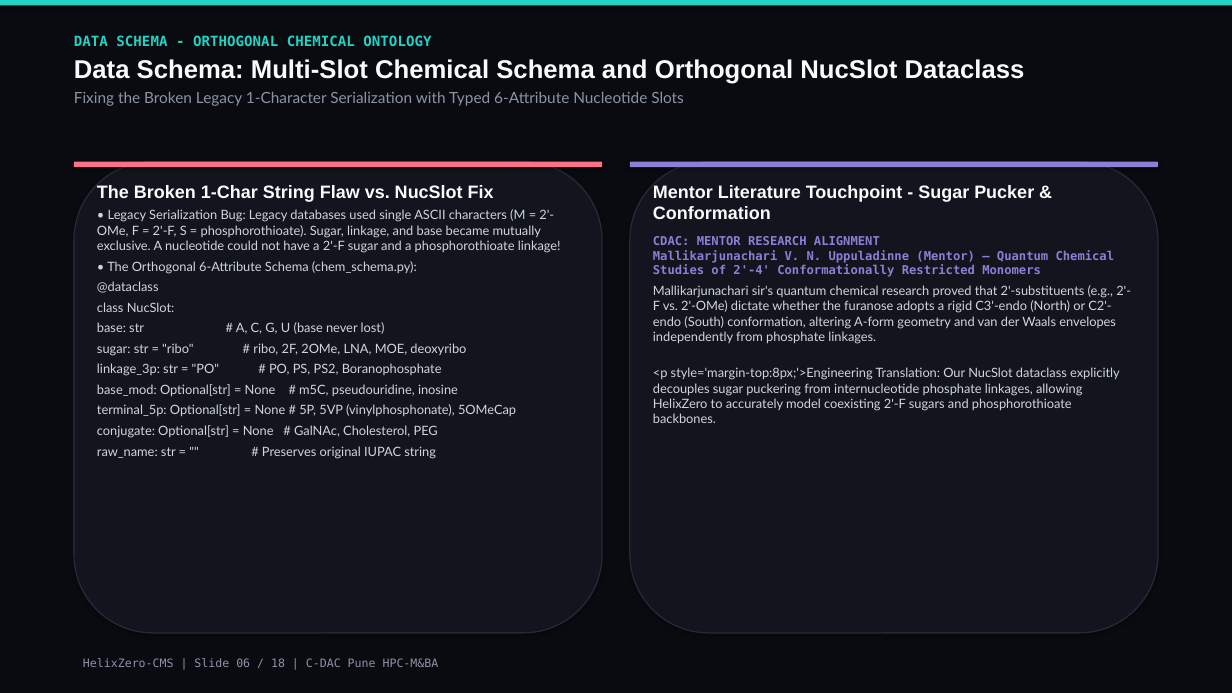
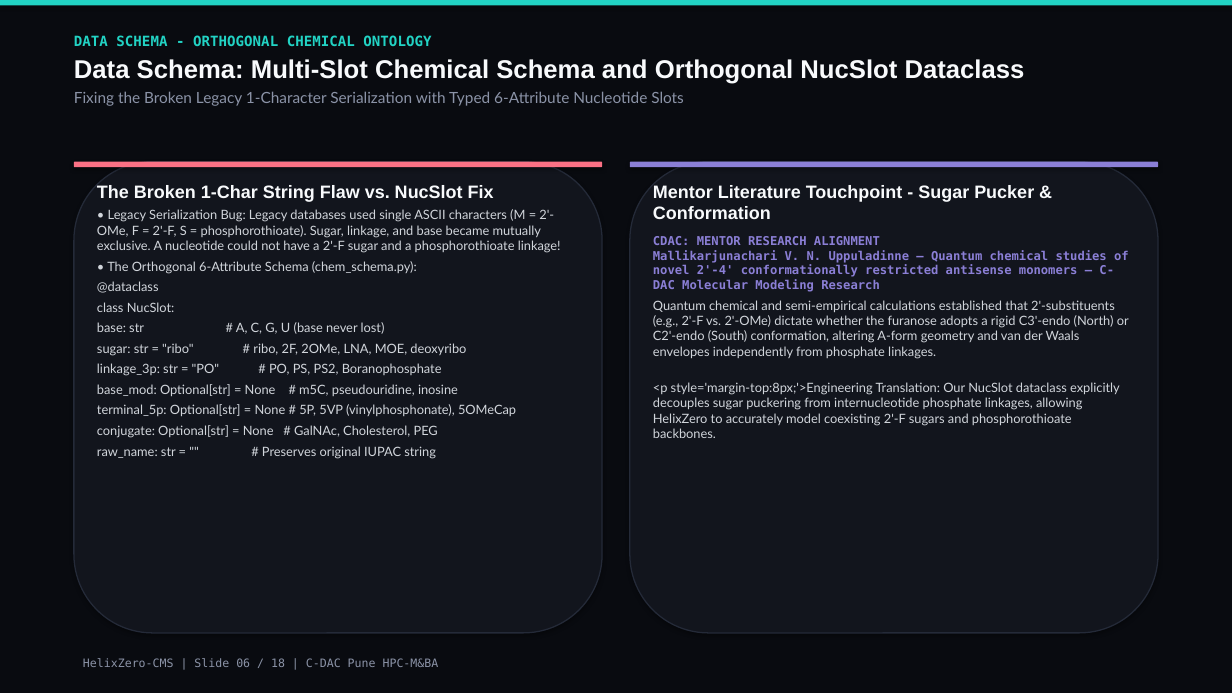
Before and after one commit to nitinjadhav888/Helixzerocms-CDAC, a slide deck: slide 6 of Paper/HelixZero_Software_Presentation.pptx. Drawn at 1232x693 pixels with LibreOffice and Linux fonts; fonts in the diff are those of the drawing. Boxes give left, top, right and bottom in pixels: in the first picture for what was removed or moved away, otherwise in the second. Text is boxed around its words. In the diff, an @@ line names an element or a change of style, - is before the commit and + after.

```diff
--- a/Paper/HelixZero_Software_Presentation.pptx
+++ b/Paper/HelixZero_Software_Presentation.pptx
@@ text at [653,236,1129,359]: text changed @@
-CDAC: MENTOR RESEARCH ALIGNMENT
-Mallikarjunachari V. N. Uppuladinne (Mentor) — Quantum Chemical Studies of 2'-4' Conformationally Restricted Monomers
-Mallikarjunachari sir's quantum chemical research proved that 2'-substituents (e.g., 2'-F vs. 2'-OMe) dictate whether the furanose adopts a rigid C3'-endo (North) or C2'-endo (South) conformation, altering A-form geometry and van der Waals envelopes independently from phosphate linkages.
+CDAC: MENTOR RESEARCH ALIGNMENT
+Mallikarjunachari V. N. Uppuladinne — Quantum chemical studies of novel 2'-4' conformationally restricted antisense monomers — C-DAC Molecular Modeling Research
+Quantum chemical and semi-empirical calculations established that 2'-substituents (e.g., 2'-F vs. 2'-OMe) dictate whether the furanose adopts a rigid C3'-endo (North) or C2'-endo (South) conformation, altering A-form geometry and van der Waals envelopes independently from phosphate linkages.
```
Also in this commit, not shown: 4 other slides changed, 11 other files.
